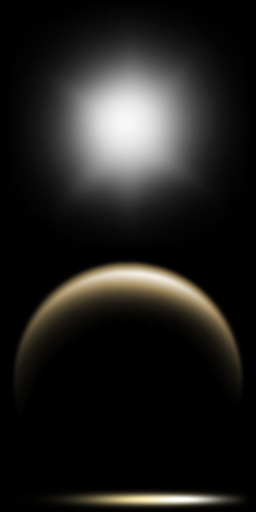
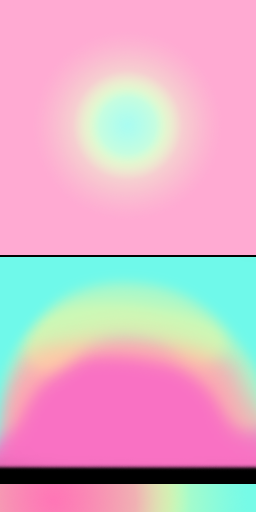
Revision of a layered 256x512 image; what changed, layer by layer:
hid "Layer 4", blend normal → multiply, painted on it over left=0, top=0, right=256, bottom=255
removed layer "Layer 3" over left=0, top=0, right=256, bottom=255
removed layer "Layer 1" over left=0, top=224, right=256, bottom=471
added layer "Layer 10" (62%) above "Layer 11" over left=0, top=0, right=256, bottom=255
added layer "Layer 11" above "Group 1" over left=0, top=0, right=256, bottom=255
added group "Group 1" with 2 layers above "Layer 2" over left=0, top=0, right=256, bottom=512
added layer "Layer 8" in group "Group 1" over left=0, top=0, right=256, bottom=512
hid "Layer 2", blend normal → overlay, painted on it over left=7, top=486, right=251, bottom=512
added layer "Layer 9" above "Background" over left=0, top=484, right=256, bottom=512
